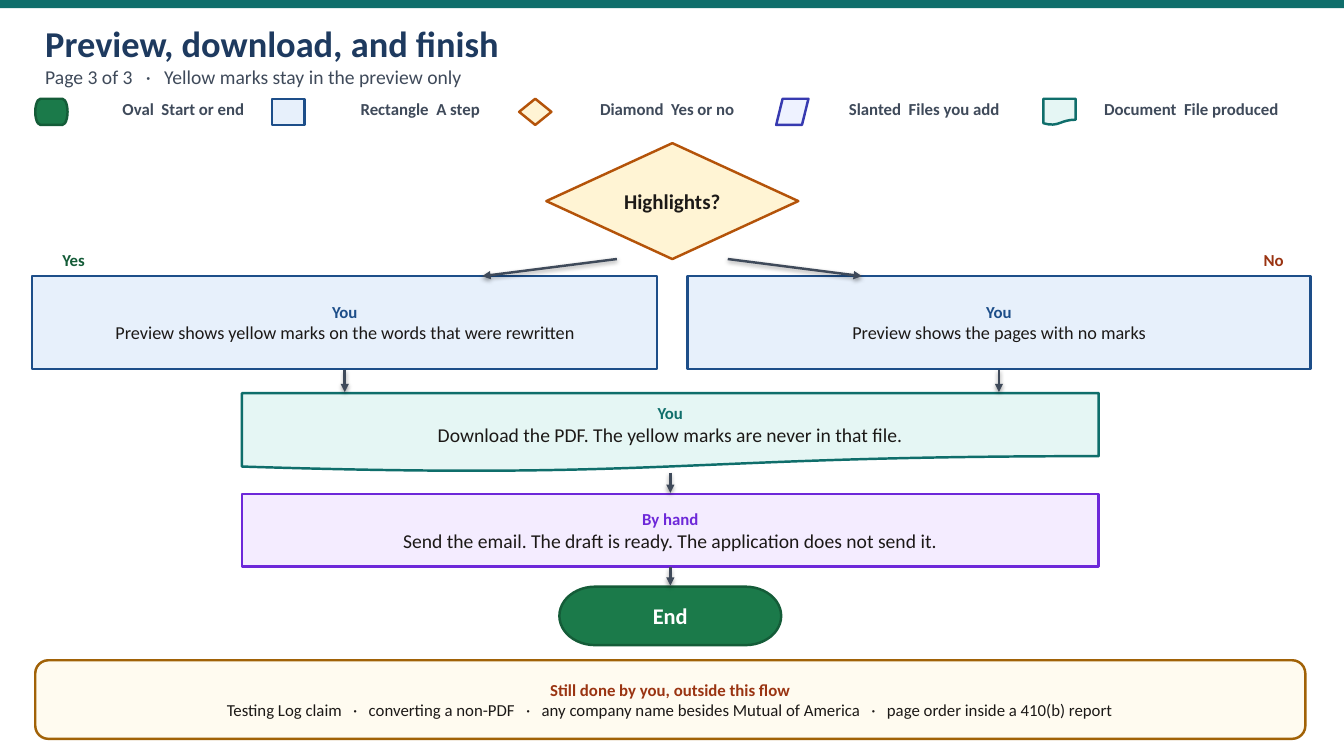
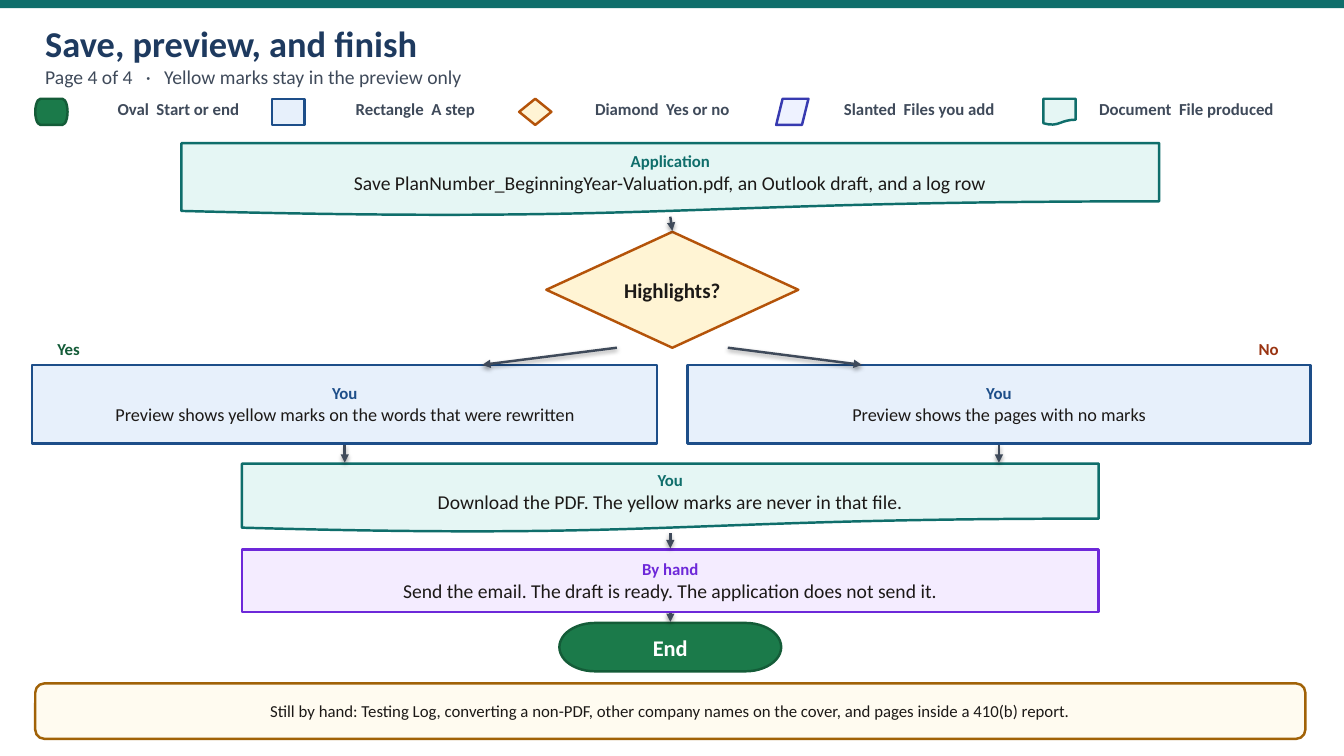
Before and after one commit to daminijaiswal1189-coder/document-processing-app, a slide deck: slide 4 of new-app/docs/Application-Flowchart.pptx (slide 3 before the commit). Drawn at 1344x756 pixels with LibreOffice and Linux fonts; fonts in the diff are those of the drawing. Boxes give left, top, right and bottom in pixels: in the first picture for what was removed or moved away, otherwise in the second. Text is boxed around its words. In the diff, an @@ line names an element or a change of style, - is before the commit and + after.

```diff
--- a/new-app/docs/Application-Flowchart.pptx
+++ b/new-app/docs/Application-Flowchart.pptx
@@ text at bbox=[45, 31, 461, 88]: text changed @@
-Preview, download, and finish
-Page 3 of 3 · Yellow marks stay in the preview only
+Save, preview, and finish
+Page 4 of 4 · Yellow marks stay in the preview only
@@ 5 texts: place and size @@
-5 texts at bbox=[122, 103, 1278, 118]
+5 texts at bbox=[118, 103, 1273, 118]
@@ flow chart document added at bbox=[181, 143, 1159, 216], fill #E5F6F4, outline #0F6E6B 1.75 pt, 14 pt, text #1C1917 @@
+Application
+Save PlanNumber_BeginningYear-Valuation.pdf, an Outlook draft, and a log row
@@ arrow moved from (345, 370) - (345, 392) to (670, 217) - (673, 231) @@
@@ arrow moved from (728, 259) - (862, 276) to (617, 348) - (482, 365) @@
@@ arrow moved from (617, 259) - (482, 276) to (728, 348) - (862, 365) @@
@@ 2 texts, 1 diamond: place and size @@
-2 texts, 1 diamond at bbox=[62, 143, 1284, 266]
+2 texts, 1 diamond at bbox=[57, 232, 1279, 355]
@@ rectangle "You": place and size @@
-rectangle "You" at bbox=[32, 276, 657, 369]
+rectangle "You" at bbox=[32, 365, 657, 444]
@@ rectangle "You": place and size @@
-rectangle "You" at bbox=[688, 276, 1311, 369]
+rectangle "You" at bbox=[688, 365, 1311, 444]
@@ arrow moved from (999, 370) - (999, 392) to (345, 445) - (345, 463) @@
@@ arrow moved from (670, 473) - (670, 493) to (999, 445) - (999, 463) @@
@@ flow chart document "You": place and size @@
-flow chart document "You" at bbox=[242, 393, 1099, 472]
+flow chart document "You" at bbox=[242, 464, 1099, 532]
@@ arrow moved from (670, 568) - (670, 586) to (670, 533) - (670, 548) @@
@@ rectangle "By hand": place and size @@
-rectangle "By hand" at bbox=[242, 494, 1099, 567]
+rectangle "By hand" at bbox=[242, 549, 1099, 612]
@@ pill shape "End": place and size @@
-pill shape "End" at bbox=[560, 587, 781, 645]
+pill shape "End" at bbox=[560, 623, 781, 671]
@@ arrow added from (670, 613) to (670, 622), #3F4A5A 1.75 pt @@
@@ rounded rectangle "Still by hand: Testing Log, ...": place and size @@
-rounded rectangle "Still by hand: Testing Log, ..." at bbox=[35, 660, 1306, 739]
+rounded rectangle "Still by hand: Testing Log, ..." at bbox=[35, 684, 1306, 739]
@@ text in rounded rectangle at bbox=[270, 705, 1069, 720]: text changed @@
-Still done by you, outside this flow
-Testing Log claim · converting a non-PDF · any company name besides Mutual of America · page order inside a 410(b) report
+Still by hand: Testing Log, converting a non-PDF, other company names on the cover, and pages inside a 410(b) report.
```
Also in this commit, not shown: 2 other slides changed, 1 slide added.
